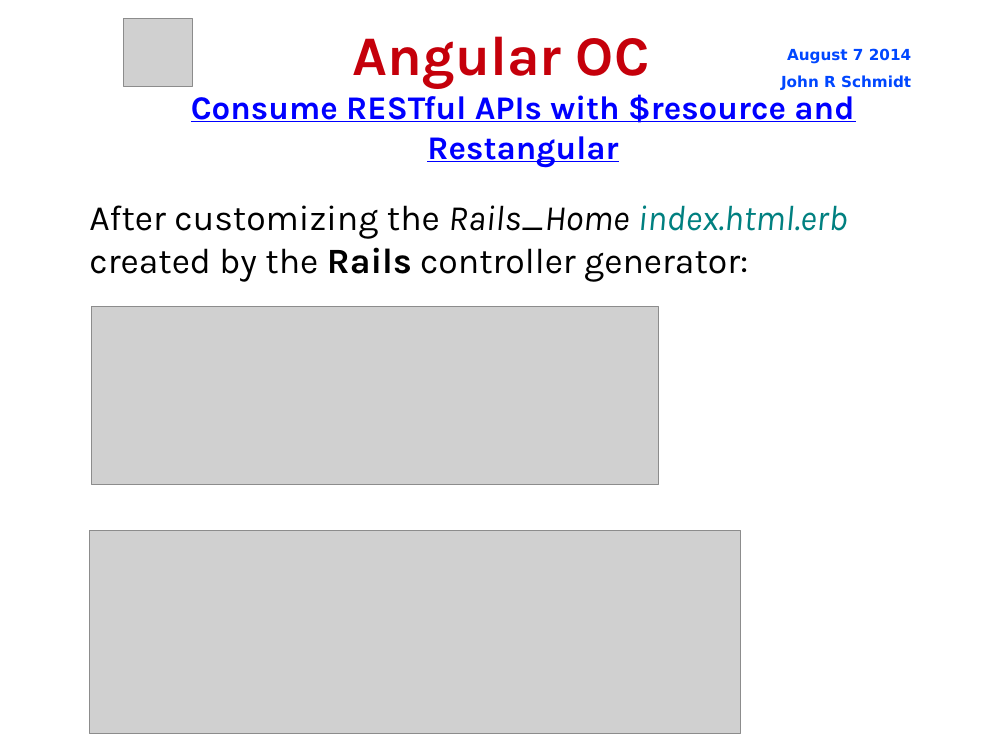
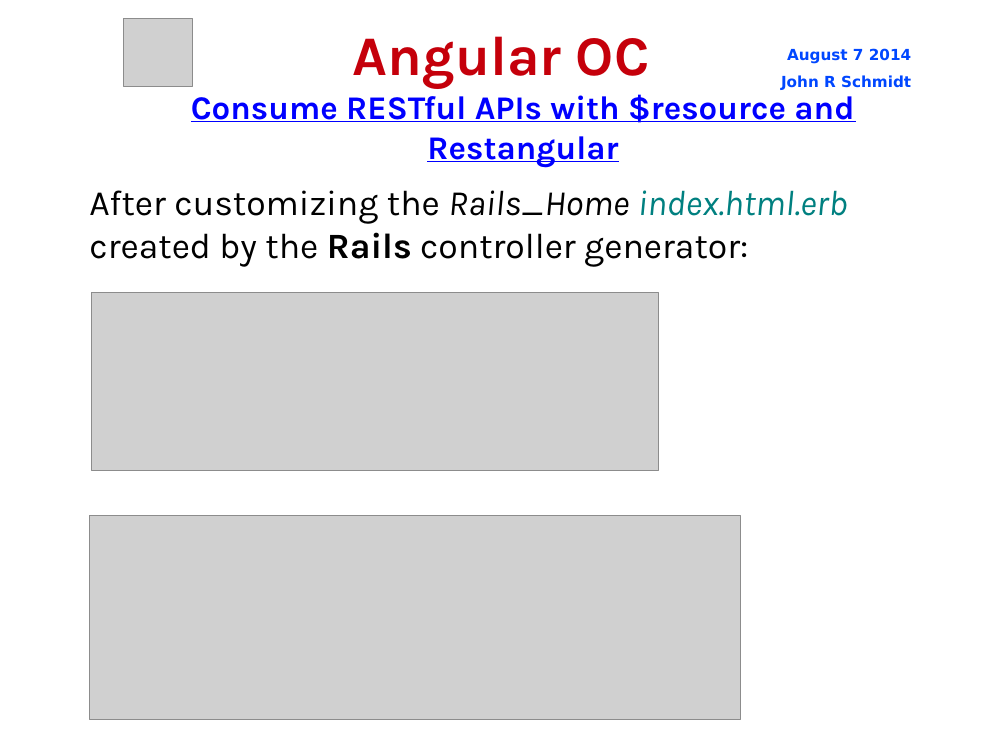
Before and after one commit to jrschmidt/fifa-angular-rest-demo, a slide deck: slide 15 of fifa.odp. Drawn at 1008x756 pixels with LibreOffice and Linux fonts; fonts in the diff are those of the drawing; grey boxes stand for pictures; background and template pictures are left out. Boxes give left, top, right and bottom in pixels: in the first picture for what was removed or moved away, otherwise in the second. Text is boxed around its words. In the diff, an @@ line names an element or a change of style, - is before the commit and + after.

```diff
--- a/fifa.odp
+++ b/fifa.odp
@@ 2 pictures, 1 subtitle: place and size @@
-2 pictures, 1 subtitle at <box>89,205,848,734</box>
+2 pictures, 1 subtitle at <box>89,190,848,719</box>
```
Also in this commit, not shown: 13 other slides changed, 5 slides added.
